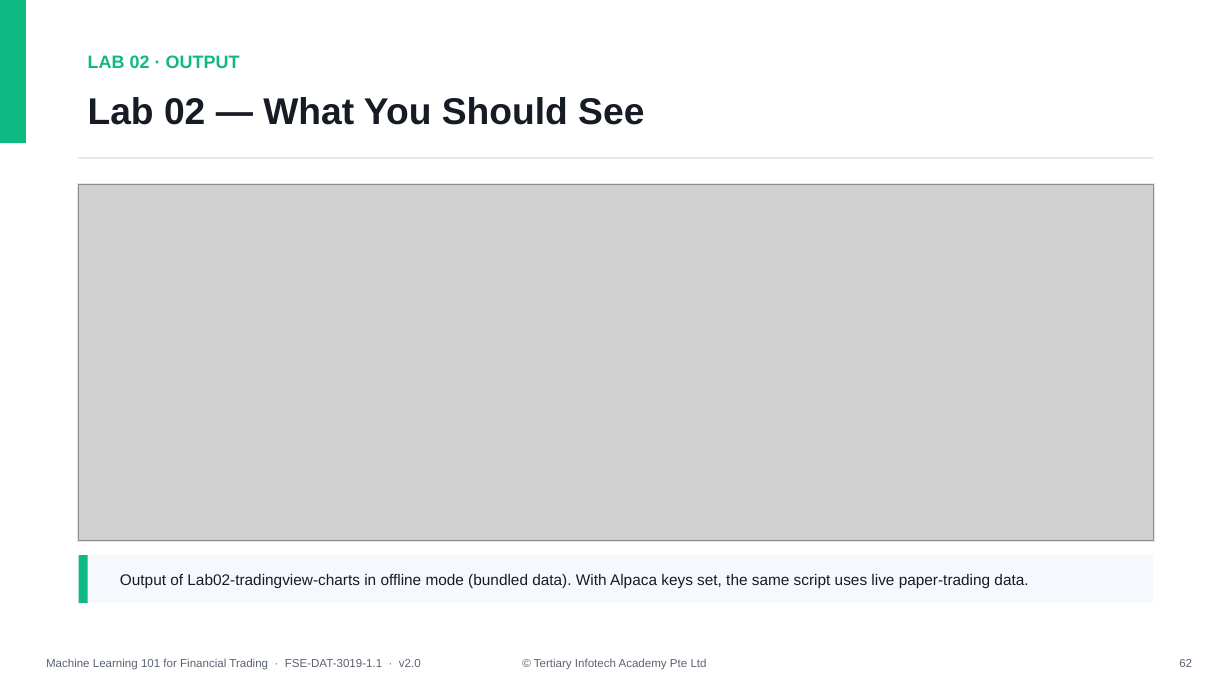
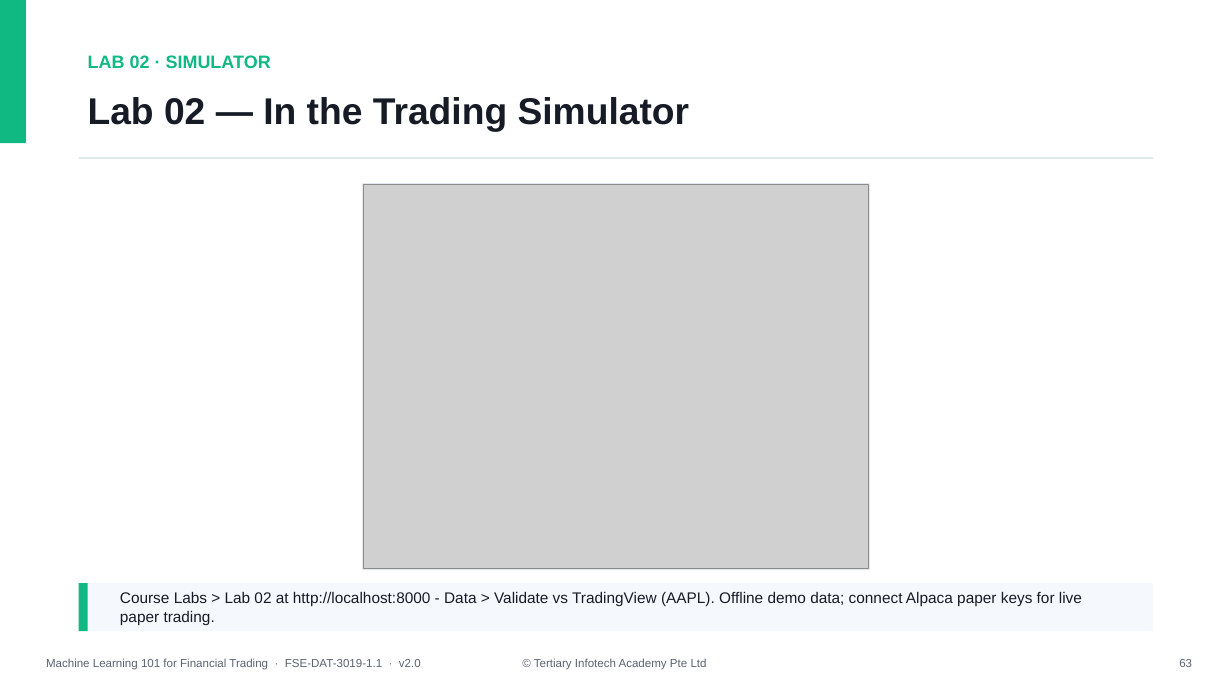
Before and after one commit to tertiarycourses/TGS-2023018794-Machine-Learning-101-for-Financial-Trading, a slide deck: slide 63 of courseware/Slides_ML 101 for Financial Trading_v2.0.pptx (slide 62 before the commit). Drawn at 1232x693 pixels with LibreOffice and Linux fonts; fonts in the diff are those of the drawing; grey boxes stand for pictures. Boxes give left, top, right and bottom in pixels: in the first picture for what was removed or moved away, otherwise in the second. Text is boxed around its words. In the diff, an @@ line names an element or a change of style, - is before the commit and + after.

```diff
--- a/courseware/Slides_ML 101 for Financial Trading_v2.0.pptx
+++ b/courseware/Slides_ML 101 for Financial Trading_v2.0.pptx
@@ text at (x1=88, y1=55, x2=271, y2=68): text changed @@
-LAB 02 · OUTPUT
+LAB 02 · SIMULATOR
@@ text at (x1=88, y1=97, x2=690, y2=132): text changed @@
-Lab 02 — What You Should See
+Lab 02 — In the Trading Simulator
@@ rectangle resized from (x1=78, y1=184, x2=1154, y2=542) to (x1=362, y1=184, x2=869, y2=569) @@
@@ picture resized from (x1=79, y1=185, x2=1153, y2=541) to (x1=364, y1=185, x2=869, y2=568) @@
@@ rectangle moved from (x1=79, y1=555, x2=1153, y2=604) to (x1=79, y1=583, x2=1153, y2=631) @@
@@ rectangle moved from (x1=79, y1=555, x2=88, y2=604) to (x1=79, y1=583, x2=88, y2=631) @@
@@ text at (x1=120, y1=592, x2=1082, y2=626): text changed @@
-Output of Lab02-tradingview-charts in offline mode (bundled data). With Alpaca keys set, the same script uses live paper-trading data.
+Course Labs > Lab 02 at http://localhost:8000 - Data > Validate vs TradingView (AAPL). Offline demo data; connect Alpaca paper keys for live paper trading.
```
Also in this commit, not shown: 104 other slides changed, 3 slides added, 29 other files.
